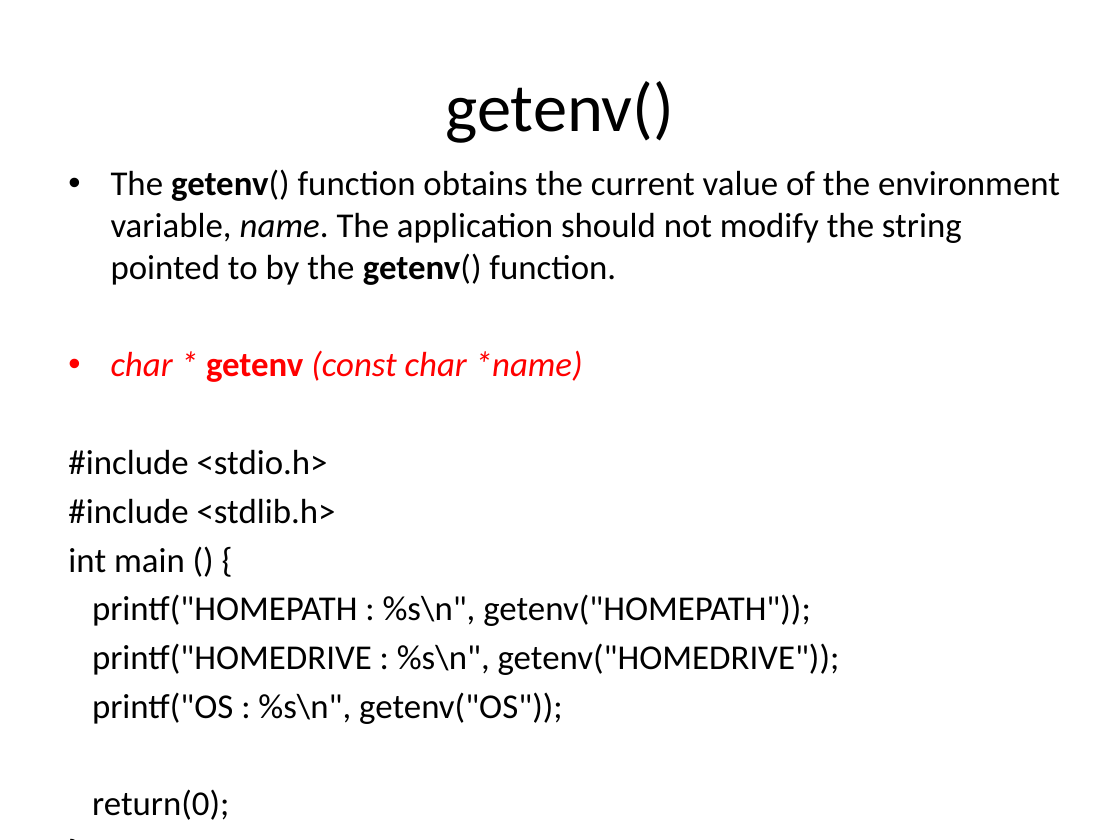
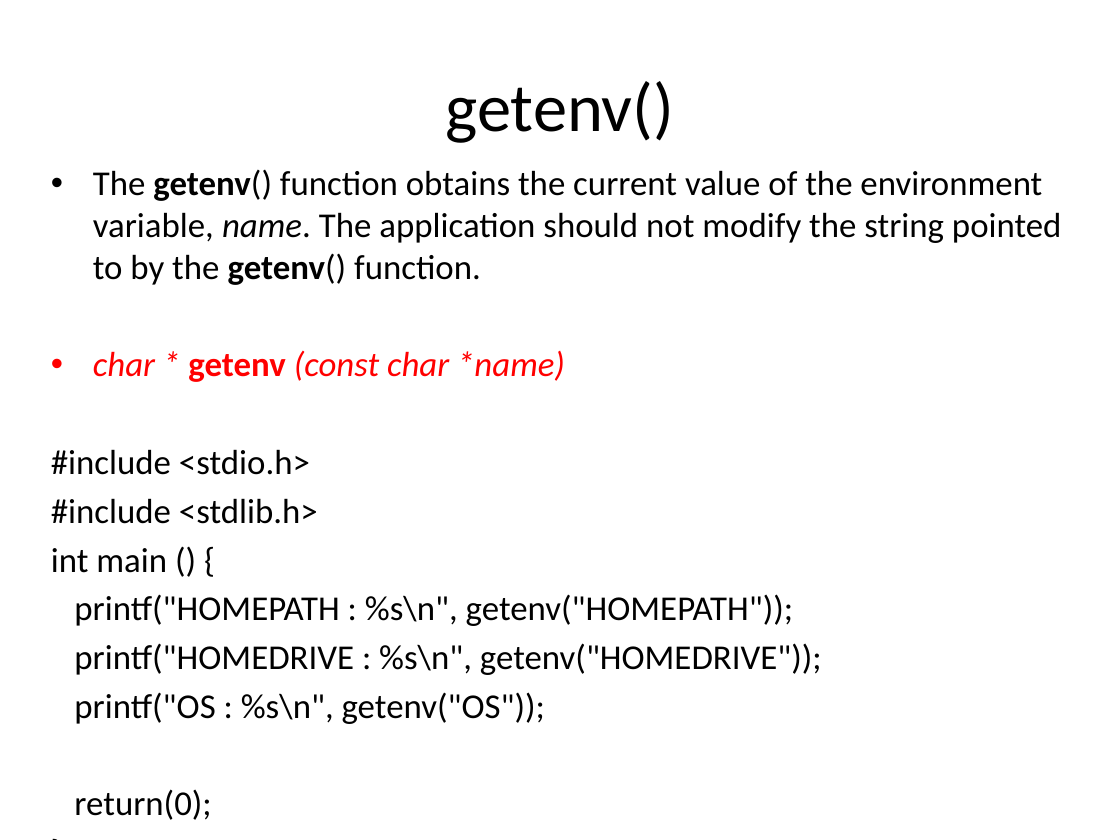
Before and after one commit to PrashanthSingaravelan/C-programming, a slide deck: slide 12 of Reference materials/22_1_command line arguments, Environmental variables, Type qualifiers, Debugging.pptx. Drawn at 1120x840 pixels with LibreOffice and Linux fonts; fonts in the diff are those of the drawing. Boxes give left, top, right and bottom in pixels: in the first picture for what was removed or moved away, otherwise in the second. Text is boxed around its words. In the diff, an @@ line names an element or a change of style, - is before the commit and + after.

```diff
--- a/Reference materials/22_1_command line arguments, Environmental variables, Type qualifiers, Debugging.pptx
+++ b/Reference materials/22_1_command line arguments, Environmental variables, Type qualifiers, Debugging.pptx
@@ text "The getenv() function obtains the ..." rewrapped from [68,169,1060,820] to [51,169,1062,724] @@
```
Also in this commit, not shown: 20 other files.
